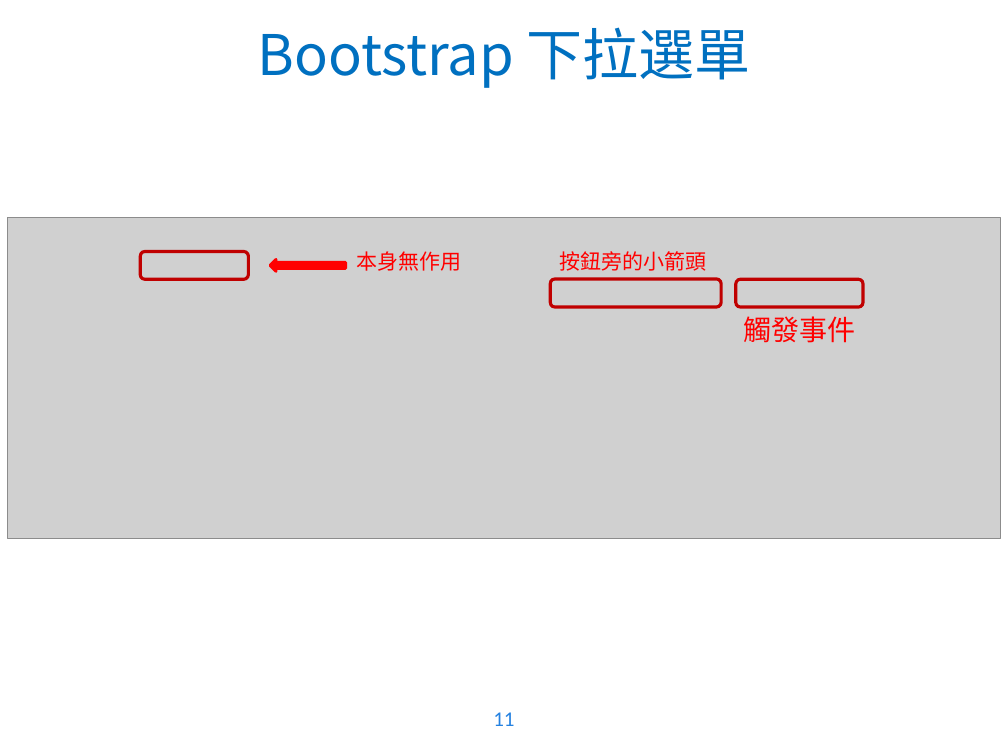
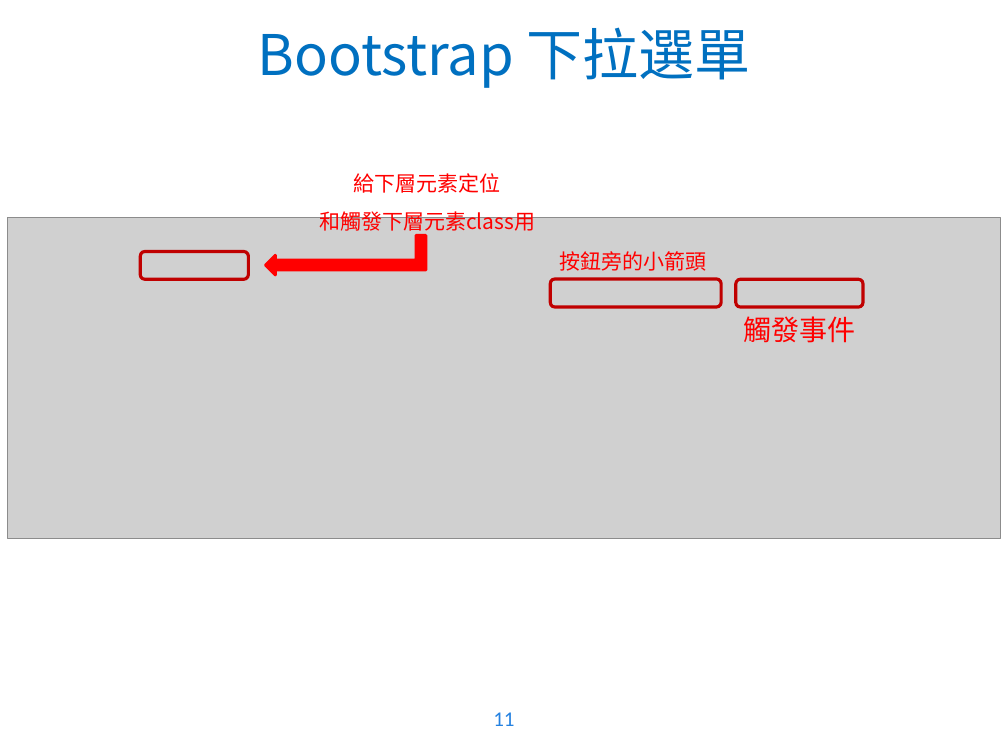
Before and after one commit to WaRTanKE7/WebClubData, a slide deck: slide 11 of 教學簡報/Bootstrap 4.pptx. Drawn at 1008x756 pixels with LibreOffice and Linux fonts; fonts in the diff are those of the drawing; grey boxes stand for pictures; background and template pictures are left out. Boxes give left, top, right and bottom in pixels: in the first picture for what was removed or moved away, otherwise in the second. Text is boxed around its words. In the diff, an @@ line names an element or a change of style, - is before the commit and + after.

```diff
--- a/教學簡報/Bootstrap 4.pptx
+++ b/教學簡報/Bootstrap 4.pptx
@@ text at box(319, 173, 535, 231): text changed @@
-本身無作用
+給下層元素定位
+和觸發下層元素class用
@@ bent up arrow added at box(265, 236, 425, 275), fill #FF0000, outline #FF0000 2 pt @@
@@ left arrow removed at box(270, 259, 346, 271) @@
```
Also in this commit, not shown: 1 other slide changed, 12 other files.
